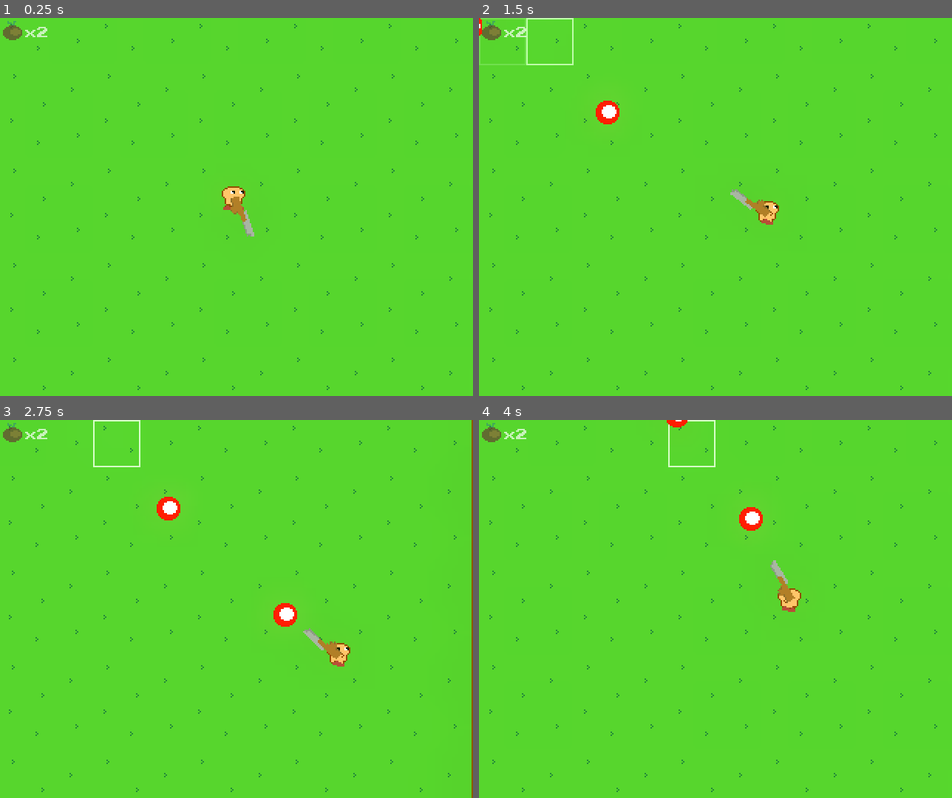
Above: before the commit, frames 1-4 (two rows, left to right).
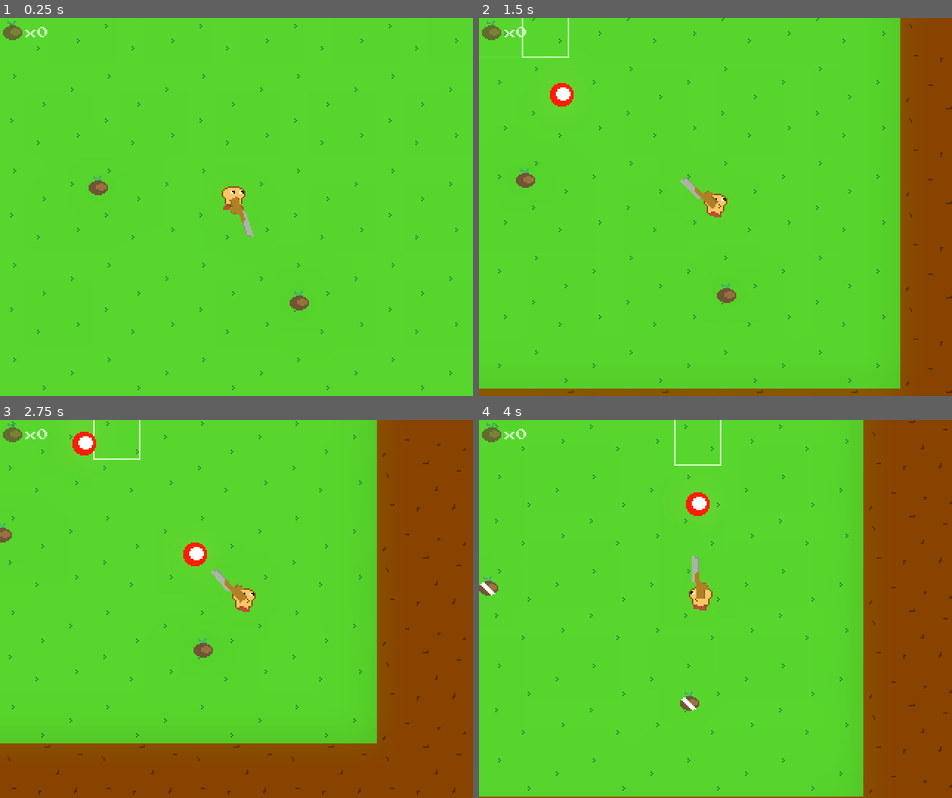
Above: after the commit, the same moments.

Repository: mcerdeira/run-and-farm
Game: Godot game, scene res://scenes/main.tscn
The game is run twice, just before and just after one commit, with the same random seed, the same clock (stepped at 60 frames per second) and the same inputs.
Inputs (mouse positions are in pixels of both pictures, inside the frame that each line leads up to):
- Up to frame 1 (0.25 s): no input
- Up to frame 2 (1.5 s): move the mouse to (502, 40) at 0.52 s; press the mouse at (502, 40) at 0.53 s; hold D (right) 0.53-1.28 s; move the mouse to (549, 40) at 1.27 s; release the mouse at (549, 40) at 1.28 s; hold S (down) from 1.28 s (still down); right-click (549, 40) at 1.35 s
- Up to frame 3 (2.75 s): move the mouse to (118, 442) at 2.02 s; release S (down) at 2.03 s; press the mouse at (118, 442) at 2.03 s; hold D (right) from 2.03 s (still down)
- Up to frame 4 (4 s): move the mouse to (644, 442) at 2.77 s; release D (right) at 2.78 s; release the mouse at (644, 442) at 2.78 s; hold W (up) 2.78-3.53 s; right-click (644, 442) at 2.85 s; move the mouse to (691, 442) at 3.52 s; press the mouse at (691, 442) at 3.53 s; hold A (left) from 3.53 s (still down)

The runs differ from the first frame. In frame 1, 0.4% of the frame differs, in the area x 7-66%, y 2-78%; in frame 2, 15%; in frame 3, 35%, in the area x 0-100%, y 0-100%; in frame 4, 22%.

Commit message:
Coso

Diff:
--- a/src/project.godot
+++ b/src/project.godot
@@ -12,7 +12,7 @@
 
 config/name="run-and-farm"
 run/main_scene="res://scenes/main.tscn"
-config/features=PackedStringArray("4.1", "Forward Plus")
+config/features=PackedStringArray("4.2", "Forward Plus")
 boot_splash/bg_color=Color(0.141176, 0.141176, 0.141176, 1)
 boot_splash/show_image=false
 boot_splash/fullsize=false
@@ -74,3 +74,4 @@
 
 textures/canvas_textures/default_texture_filter=0
 environment/defaults/default_clear_color=Color(0.141176, 0.141176, 0.141176, 1)
+2d/snap/snap_2d_transforms_to_pixel=true
--- a/src/scenes/main.tscn
+++ b/src/scenes/main.tscn
@@ -10,6 +10,7 @@
 [ext_resource type="Texture2D" uid="uid://cg2hdav80g6x3" path="res://backgrounds/dirt_tileset.png" id="4_vs55n"]
 [ext_resource type="PackedScene" uid="uid://d3fv13mhatpqs" path="res://scenes/cell.tscn" id="5_tcb6t"]
 [ext_resource type="Script" path="res://scenes/Shaker.gd" id="10_3e081"]
+[ext_resource type="PackedScene" uid="uid://cppwk2p0cewq" path="res://scenes/seed.tscn" id="11_ah1ir"]
 
 [sub_resource type="ShaderMaterial" id="ShaderMaterial_knga3"]
 shader = ExtResource("2_82qdg")
@@ -74,261 +75,269 @@
 [node name="TileMap" type="TileMap" parent="."]
 z_index = -4096
 tile_set = SubResource("TileSet_15j2q")
-cell_quadrant_size = 64
+rendering_quadrant_size = 64
 format = 2
 layer_0/tile_data = PackedInt32Array(3, 0, 0, 4, 0, 0, 65540, 0, 0, 131076, 0, 0, 196612, 0, 0, 196611, 0, 0, 196610, 0 …(1201 unchanged characters)…
-
-[node name="Camera2D" type="Camera2D" parent="."]
-z_index = -4095
-position = Vector2(160, 128)
-
-[node name="cell" parent="Camera2D" instance=ExtResource("5_tcb6t")]
-position = Vector2(-144, -112)
-
-[node name="cell2" parent="Camera2D" instance=ExtResource("5_tcb6t")]
-position = Vector2(-112, -112)
-
-[node name="cell3" parent="Camera2D" instance=ExtResource("5_tcb6t")]
-position = Vector2(-80, -112)
-
-[node name="cell4" parent="Camera2D" instance=ExtResource("5_tcb6t")]
-position = Vector2(-48, -112)
-
-[node name="cell5" parent="Camera2D" instance=ExtResource("5_tcb6t")]
-position = Vector2(-16, -112)
-
-[node name="cell6" parent="Camera2D" instance=ExtResource("5_tcb6t")]
-position = Vector2(16, -112)
-
-[node name="cell7" parent="Camera2D" instance=ExtResource("5_tcb6t")]
-position = Vector2(48, -112)
-
-[node name="cell8" parent="Camera2D" instance=ExtResource("5_tcb6t")]
-position = Vector2(80, -112)
-
-[node name="cell9" parent="Camera2D" instance=ExtResource("5_tcb6t")]
-position = Vector2(112, -112)
-
-[node name="cell10" parent="Camera2D" instance=ExtResource("5_tcb6t")]
-position = Vector2(144, -112)
-
-[node name="cell11" parent="Camera2D" instance=ExtResource("5_tcb6t")]
-position = Vector2(-144, -80)
-
-[node name="cell12" parent="Camera2D" instance=ExtResource("5_tcb6t")]
-position = Vector2(-112, -80)
-
-[node name="cell13" parent="Camera2D" instance=ExtResource("5_tcb6t")]
-position = Vector2(-80, -80)
-
-[node name="cell14" parent="Camera2D" instance=ExtResource("5_tcb6t")]
-position = Vector2(-48, -80)
-
-[node name="cell15" parent="Camera2D" instance=ExtResource("5_tcb6t")]
-position = Vector2(-16, -80)
-
-[node name="cell16" parent="Camera2D" instance=ExtResource("5_tcb6t")]
-position = Vector2(16, -80)
-
-[node name="cell17" parent="Camera2D" instance=ExtResource("5_tcb6t")]
-position = Vector2(48, -80)
-
-[node name="cell18" parent="Camera2D" instance=ExtResource("5_tcb6t")]
-position = Vector2(80, -80)
-
-[node name="cell19" parent="Camera2D" instance=ExtResource("5_tcb6t")]
-position = Vector2(112, -80)
-
-[node name="cell20" parent="Camera2D" instance=ExtResource("5_tcb6t")]
-position = Vector2(144, -80)
-
-[node name="cell21" parent="Camera2D" instance=ExtResource("5_tcb6t")]
-position = Vector2(-144, -48)
-
-[node name="cell22" parent="Camera2D" instance=ExtResource("5_tcb6t")]
-position = Vector2(-112, -48)
-
-[node name="cell23" parent="Camera2D" instance=ExtResource("5_tcb6t")]
-position = Vector2(-80, -48)
-
-[node name="cell24" parent="Camera2D" instance=ExtResource("5_tcb6t")]
-position = Vector2(-48, -48)
-
-[node name="cell25" parent="Camera2D" instance=ExtResource("5_tcb6t")]
-position = Vector2(-16, -48)
-
-[node name="cell26" parent="Camera2D" instance=ExtResource("5_tcb6t")]
-position = Vector2(16, -48)
-
-[node name="cell27" parent="Camera2D" instance=ExtResource("5_tcb6t")]
-position = Vector2(48, -48)
-
-[node name="cell28" parent="Camera2D" instance=ExtResource("5_tcb6t")]
-position = Vector2(80, -48)
-
-[node name="cell29" parent="Camera2D" instance=ExtResource("5_tcb6t")]
-position = Vector2(112, -48)
-
-[node name="cell30" parent="Camera2D" instance=ExtResource("5_tcb6t")]
-position = Vector2(144, -48)
-
-[node name="cell31" parent="Camera2D" instance=ExtResource("5_tcb6t")]
-position = Vector2(-144, -16)
-
-[node name="cell32" parent="Camera2D" instance=ExtResource("5_tcb6t")]
-position = Vector2(-112, -16)
-
-[node name="cell33" parent="Camera2D" instance=ExtResource("5_tcb6t")]
-position = Vector2(-80, -16)
-
-[node name="cell34" parent="Camera2D" instance=ExtResource("5_tcb6t")]
-position = Vector2(-48, -16)
-
-[node name="cell35" parent="Camera2D" instance=ExtResource("5_tcb6t")]
-position = Vector2(-16, -16)
-
-[node name="cell36" parent="Camera2D" instance=ExtResource("5_tcb6t")]
-position = Vector2(16, -16)
-
-[node name="cell37" parent="Camera2D" instance=ExtResource("5_tcb6t")]
-position = Vector2(48, -16)
-
-[node name="cell38" parent="Camera2D" instance=ExtResource("5_tcb6t")]
-position = Vector2(80, -16)
-
-[node name="cell39" parent="Camera2D" instance=ExtResource("5_tcb6t")]
-position = Vector2(112, -16)
-
-[node name="cell40" parent="Camera2D" instance=ExtResource("5_tcb6t")]
-position = Vector2(144, -16)
-
-[node name="cell41" parent="Camera2D" instance=ExtResource("5_tcb6t")]
-position = Vector2(-144, 16)
-
-[node name="cell42" parent="Camera2D" instance=ExtResource("5_tcb6t")]
-position = Vector2(-112, 16)
-
-[node name="cell43" parent="Camera2D" instance=ExtResource("5_tcb6t")]
-position = Vector2(-80, 16)
-
-[node name="cell44" parent="Camera2D" instance=ExtResource("5_tcb6t")]
-position = Vector2(-48, 16)
-
-[node name="cell45" parent="Camera2D" instance=ExtResource("5_tcb6t")]
-position = Vector2(-16, 16)
-
-[node name="cell46" parent="Camera2D" instance=ExtResource("5_tcb6t")]
-position = Vector2(16, 16)
-
-[node name="cell47" parent="Camera2D" instance=ExtResource("5_tcb6t")]
-position = Vector2(48, 16)
-
-[node name="cell48" parent="Camera2D" instance=ExtResource("5_tcb6t")]
-position = Vector2(80, 16)
-
-[node name="cell49" parent="Camera2D" instance=ExtResource("5_tcb6t")]
-position = Vector2(112, 16)
-
-[node name="cell50" parent="Camera2D" instance=ExtResource("5_tcb6t")]
-position = Vector2(144, 16)
-
-[node name="cell51" parent="Camera2D" instance=ExtResource("5_tcb6t")]
-position = Vector2(-144, 48)
-
-[node name="cell52" parent="Camera2D" instance=ExtResource("5_tcb6t")]
-position = Vector2(-112, 48)
-
-[node name="cell53" parent="Camera2D" instance=ExtResource("5_tcb6t")]
-position = Vector2(-80, 48)
-
-[node name="cell54" parent="Camera2D" instance=ExtResource("5_tcb6t")]
-position = Vector2(-48, 48)
-
-[node name="cell55" parent="Camera2D" instance=ExtResource("5_tcb6t")]
-position = Vector2(-16, 48)
-
-[node name="cell56" parent="Camera2D" instance=ExtResource("5_tcb6t")]
-position = Vector2(16, 48)
-
-[node name="cell57" parent="Camera2D" instance=ExtResource("5_tcb6t")]
-position = Vector2(48, 48)
-
-[node name="cell58" parent="Camera2D" instance=ExtResource("5_tcb6t")]
-position = Vector2(80, 48)
-
-[node name="cell59" parent="Camera2D" instance=ExtResource("5_tcb6t")]
-position = Vector2(112, 48)
-
-[node name="cell60" parent="Camera2D" instance=ExtResource("5_tcb6t")]
-position = Vector2(144, 48)
-
-[node name="cell61" parent="Camera2D" instance=ExtResource("5_tcb6t")]
-position = Vector2(-144, 80)
-
-[node name="cell62" parent="Camera2D" instance=ExtResource("5_tcb6t")]
-position = Vector2(-112, 80)
-
-[node name="cell63" parent="Camera2D" instance=ExtResource("5_tcb6t")]
-position = Vector2(-80, 80)
-
-[node name="cell64" parent="Camera2D" instance=ExtResource("5_tcb6t")]
-position = Vector2(-48, 80)
-
-[node name="cell65" parent="Camera2D" instance=ExtResource("5_tcb6t")]
-position = Vector2(-16, 80)
-
-[node name="cell66" parent="Camera2D" instance=ExtResource("5_tcb6t")]
-position = Vector2(16, 80)
-
-[node name="cell67" parent="Camera2D" instance=ExtResource("5_tcb6t")]
-position = Vector2(48, 80)
-
-[node name="cell68" parent="Camera2D" instance=ExtResource("5_tcb6t")]
-position = Vector2(80, 80)
-
-[node name="cell69" parent="Camera2D" instance=ExtResource("5_tcb6t")]
-position = Vector2(112, 80)
-
-[node name="cell70" parent="Camera2D" instance=ExtResource("5_tcb6t")]
-position = Vector2(144, 80)
-
-[node name="cell71" parent="Camera2D" instance=ExtResource("5_tcb6t")]
-position = Vector2(-144, 112)
-
-[node name="cell72" parent="Camera2D" instance=ExtResource("5_tcb6t")]
-position = Vector2(-112, 112)
-
-[node name="cell73" parent="Camera2D" instance=ExtResource("5_tcb6t")]
-position = Vector2(-80, 112)
-
-[node name="cell74" parent="Camera2D" instance=ExtResource("5_tcb6t")]
-position = Vector2(-48, 112)
-
-[node name="cell75" parent="Camera2D" instance=ExtResource("5_tcb6t")]
-position = Vector2(-16, 112)
-
-[node name="cell76" parent="Camera2D" instance=ExtResource("5_tcb6t")]
-position = Vector2(16, 112)
-
-[node name="cell77" parent="Camera2D" instance=ExtResource("5_tcb6t")]
-position = Vector2(48, 112)
-
-[node name="cell78" parent="Camera2D" instance=ExtResource("5_tcb6t")]
-position = Vector2(80, 112)
-
-[node name="cell79" parent="Camera2D" instance=ExtResource("5_tcb6t")]
-position = Vector2(112, 112)
-
-[node name="cell80" parent="Camera2D" instance=ExtResource("5_tcb6t")]
-position = Vector2(144, 112)
 
 [node name="Player" parent="." instance=ExtResource("3_jywvs")]
 y_sort_enabled = true
 position = Vector2(158, 122)
 
+[node name="Camera2D" type="Camera2D" parent="Player"]
+z_index = -4095
+position = Vector2(2, 6)
+process_callback = 0
+position_smoothing_enabled = true
+
 [node name="WorldEnvironment" type="WorldEnvironment" parent="."]
 environment = SubResource("Environment_pu2uo")
 
 [node name="Shaker" type="Node2D" parent="."]
 script = ExtResource("10_3e081")
-_camera = NodePath("../Camera2D")
+_camera = NodePath("../Player/Camera2D")
+
+[node name="cell" parent="." instance=ExtResource("5_tcb6t")]
+position = Vector2(16, 16)
+
+[node name="cell2" parent="." instance=ExtResource("5_tcb6t")]
+position = Vector2(48, 16)
+
+[node name="cell3" parent="." instance=ExtResource("5_tcb6t")]
+position = Vector2(80, 16)
+
+[node name="cell4" parent="." instance=ExtResource("5_tcb6t")]
+position = Vector2(112, 16)
+
+[node name="cell5" parent="." instance=ExtResource("5_tcb6t")]
+position = Vector2(144, 16)
+
+[node name="cell6" parent="." instance=ExtResource("5_tcb6t")]
+position = Vector2(176, 16)
+
+[node name="cell7" parent="." instance=ExtResource("5_tcb6t")]
+position = Vector2(208, 16)
+
+[node name="cell8" parent="." instance=ExtResource("5_tcb6t")]
+position = Vector2(240, 16)
+
+[node name="cell9" parent="." instance=ExtResource("5_tcb6t")]
+position = Vector2(272, 16)
+
+[node name="cell10" parent="." instance=ExtResource("5_tcb6t")]
+position = Vector2(304, 16)
+
+[node name="cell11" parent="." instance=ExtResource("5_tcb6t")]
+position = Vector2(16, 48)
+
+[node name="cell12" parent="." instance=ExtResource("5_tcb6t")]
+position = Vector2(48, 48)
+
+[node name="cell13" parent="." instance=ExtResource("5_tcb6t")]
+position = Vector2(80, 48)
+
+[node name="cell14" parent="." instance=ExtResource("5_tcb6t")]
+position = Vector2(112, 48)
+
+[node name="cell15" parent="." instance=ExtResource("5_tcb6t")]
+position = Vector2(144, 48)
+
+[node name="cell16" parent="." instance=ExtResource("5_tcb6t")]
+position = Vector2(176, 48)
+
+[node name="cell17" parent="." instance=ExtResource("5_tcb6t")]
+position = Vector2(208, 48)
+
+[node name="cell18" parent="." instance=ExtResource("5_tcb6t")]
+position = Vector2(240, 48)
+
+[node name="cell19" parent="." instance=ExtResource("5_tcb6t")]
+position = Vector2(272, 48)
+
+[node name="cell20" parent="." instance=ExtResource("5_tcb6t")]
+position = Vector2(304, 48)
+
+[node name="cell21" parent="." instance=ExtResource("5_tcb6t")]
+position = Vector2(16, 80)
+
+[node name="cell22" parent="." instance=ExtResource("5_tcb6t")]
+position = Vector2(48, 80)
+
+[node name="cell23" parent="." instance=ExtResource("5_tcb6t")]
+position = Vector2(80, 80)
+
+[node name="cell24" parent="." instance=ExtResource("5_tcb6t")]
+position = Vector2(112, 80)
+
+[node name="cell25" parent="." instance=ExtResource("5_tcb6t")]
+position = Vector2(144, 80)
+
+[node name="cell26" parent="." instance=ExtResource("5_tcb6t")]
+position = Vector2(176, 80)
+
+[node name="cell27" parent="." instance=ExtResource("5_tcb6t")]
+position = Vector2(208, 80)
+
+[node name="cell28" parent="." instance=ExtResource("5_tcb6t")]
+position = Vector2(240, 80)
+
+[node name="cell29" parent="." instance=ExtResource("5_tcb6t")]
+position = Vector2(272, 80)
+
+[node name="cell30" parent="." instance=ExtResource("5_tcb6t")]
+position = Vector2(304, 80)
+
+[node name="cell31" parent="." instance=ExtResource("5_tcb6t")]
+position = Vector2(16, 112)
+
+[node name="cell32" parent="." instance=ExtResource("5_tcb6t")]
+position = Vector2(48, 112)
+
+[node name="cell33" parent="." instance=ExtResource("5_tcb6t")]
+position = Vector2(80, 112)
+
+[node name="cell34" parent="." instance=ExtResource("5_tcb6t")]
+position = Vector2(112, 112)
+
+[node name="cell35" parent="." instance=ExtResource("5_tcb6t")]
+position = Vector2(144, 112)
+
+[node name="cell36" parent="." instance=ExtResource("5_tcb6t")]
+position = Vector2(176, 112)
+
+[node name="cell37" parent="." instance=ExtResource("5_tcb6t")]
+position = Vector2(208, 112)
+
+[node name="cell38" parent="." instance=ExtResource("5_tcb6t")]
+position = Vector2(240, 112)
+
+[node name="cell39" parent="." instance=ExtResource("5_tcb6t")]
+position = Vector2(272, 112)
+
+[node name="cell40" parent="." instance=ExtResource("5_tcb6t")]
+position = Vector2(304, 112)
+
+[node name="cell41" parent="." instance=ExtResource("5_tcb6t")]
+position = Vector2(16, 144)
+
+[node name="cell42" parent="." instance=ExtResource("5_tcb6t")]
+position = Vector2(48, 144)
+
+[node name="cell43" parent="." instance=ExtResource("5_tcb6t")]
+position = Vector2(80, 144)
+
+[node name="cell44" parent="." instance=ExtResource("5_tcb6t")]
+position = Vector2(112, 144)
+
+[node name="cell45" parent="." instance=ExtResource("5_tcb6t")]
+position = Vector2(144, 144)
+
+[node name="cell46" parent="." instance=ExtResource("5_tcb6t")]
+position = Vector2(176, 144)
+
+[node name="cell47" parent="." instance=ExtResource("5_tcb6t")]
+position = Vector2(208, 144)
+
+[node name="cell48" parent="." instance=ExtResource("5_tcb6t")]
+position = Vector2(240, 144)
+
+[node name="cell49" parent="." instance=ExtResource("5_tcb6t")]
+position = Vector2(272, 144)
+
+[node name="cell50" parent="." instance=ExtResource("5_tcb6t")]
+position = Vector2(304, 144)
+
+[node name="cell51" parent="." instance=ExtResource("5_tcb6t")]
+position = Vector2(16, 176)
+
+[node name="cell52" parent="." instance=ExtResource("5_tcb6t")]
+position = Vector2(48, 176)
+
+[node name="cell53" parent="." instance=ExtResource("5_tcb6t")]
+position = Vector2(80, 176)
+
+[node name="cell54" parent="." instance=ExtResource("5_tcb6t")]
+position = Vector2(112, 176)
+
+[node name="cell55" parent="." instance=ExtResource("5_tcb6t")]
+position = Vector2(144, 176)
+
+[node name="cell56" parent="." instance=ExtResource("5_tcb6t")]
+position = Vector2(176, 176)
+
+[node name="cell57" parent="." instance=ExtResource("5_tcb6t")]
+position = Vector2(208, 176)
+
+[node name="cell58" parent="." instance=ExtResource("5_tcb6t")]
+position = Vector2(240, 176)
+
+[node name="cell59" parent="." instance=ExtResource("5_tcb6t")]
+position = Vector2(272, 176)
+
+[node name="cell60" parent="." instance=ExtResource("5_tcb6t")]
+position = Vector2(304, 176)
+
+[node name="cell61" parent="." instance=ExtResource("5_tcb6t")]
+position = Vector2(16, 208)
+
+[node name="cell62" parent="." instance=ExtResource("5_tcb6t")]
+position = Vector2(48, 208)
+
+[node name="cell63" parent="." instance=ExtResource("5_tcb6t")]
+position = Vector2(80, 208)
+
+[node name="cell64" parent="." instance=ExtResource("5_tcb6t")]
+position = Vector2(112, 208)
+
+[node name="cell65" parent="." instance=ExtResource("5_tcb6t")]
+position = Vector2(144, 208)
+
+[node name="cell66" parent="." instance=ExtResource("5_tcb6t")]
+position = Vector2(176, 208)
+
+[node name="cell67" parent="." instance=ExtResource("5_tcb6t")]
+position = Vector2(208, 208)
+
+[node name="cell68" parent="." instance=ExtResource("5_tcb6t")]
+position = Vector2(240, 208)
+
+[node name="cell69" parent="." instance=ExtResource("5_tcb6t")]
+position = Vector2(272, 208)
+
+[node name="cell70" parent="." instance=ExtResource("5_tcb6t")]
+position = Vector2(304, 208)
+
+[node name="cell71" parent="." instance=ExtResource("5_tcb6t")]
+position = Vector2(16, 240)
+
+[node name="cell72" parent="." instance=ExtResource("5_tcb6t")]
+position = Vector2(48, 240)
+
+[node name="cell73" parent="." instance=ExtResource("5_tcb6t")]
+position = Vector2(80, 240)
+
+[node name="cell74" parent="." instance=ExtResource("5_tcb6t")]
+position = Vector2(112, 240)
+
+[node name="cell75" parent="." instance=ExtResource("5_tcb6t")]
+position = Vector2(144, 240)
+
+[node name="cell76" parent="." instance=ExtResource("5_tcb6t")]
+position = Vector2(176, 240)
+
+[node name="cell77" parent="." instance=ExtResource("5_tcb6t")]
+position = Vector2(208, 240)
+
+[node name="cell78" parent="." instance=ExtResource("5_tcb6t")]
+position = Vector2(240, 240)
+
+[node name="cell79" parent="." instance=ExtResource("5_tcb6t")]
+position = Vector2(272, 240)
+
+[node name="cell80" parent="." instance=ExtResource("5_tcb6t")]
+position = Vector2(304, 240)
+
+[node name="seed" parent="." instance=ExtResource("11_ah1ir")]
+position = Vector2(65, 112)
+
+[node name="seed2" parent="." instance=ExtResource("11_ah1ir")]
+position = Vector2(201, 190)
--- a/src/scenes/player.gd
+++ b/src/scenes/player.gd
@@ -15,10 +15,13 @@
 
 	if left:
 		position.x -= walk_speed * delta
-		scale.x = -1
+		$sprite.scale.x = -1
+		$eyes.scale.x = -1
+
 	elif right:
 		position.x += walk_speed * delta
-		scale.x = 1
+		$sprite.scale.x = 1
+		$eyes.scale.x = 1
 
 	if up:
 		position.y -= walk_speed * delta
--- a/src/scenes/seed.gd
+++ b/src/scenes/seed.gd
@@ -1,6 +1,7 @@
 extends CharacterBody2D
 var SPEED = 10.0
 var target = null
+var taken = false
 
 func initialize(_target):
 	target = _target
@@ -14,7 +15,11 @@
 			SPEED = 0
 
 func _on_area_area_entered(area):
-	if visible and area and area.is_in_group("players"):
+	if !taken and area and area.is_in_group("players"):
 		Global.SEEDS += 1
-		visible = false
-		queue_free()
+		taken = true
+		$animation.play("new_animation")
+
+func _on_animation_player_animation_finished(anim_name):
+	visible = false
+	queue_free()
--- a/src/scenes/seed.tscn
+++ b/src/scenes/seed.tscn
@@ -26,6 +26,39 @@
 "speed": 5.0
 }]
 
+[sub_resource type="Animation" id="Animation_ttnd8"]
+resource_name = "new_animation"
+length = 2.0
+tracks/0/type = "value"
+tracks/0/imported = false
+tracks/0/enabled = true
+tracks/0/path = NodePath("sprite:position")
+tracks/0/interp = 1
+tracks/0/loop_wrap = true
+tracks/0/keys = {
+"times": PackedFloat32Array(0, 0.5, 1.5),
+"transitions": PackedFloat32Array(1, 1, 1),
+"update": 0,
+"values": [Vector2(0, 0), Vector2(0, -7), Vector2(0, 0)]
+}
+tracks/1/type = "value"
+tracks/1/imported = false
+tracks/1/enabled = true
+tracks/1/path = NodePath("sprite:scale")
+tracks/1/interp = 1
+tracks/1/loop_wrap = true
+tracks/1/keys = {
+"times": PackedFloat32Array(0, 0.5, 1.5, 2),
+"transitions": PackedFloat32Array(1, 1, 1, 1),
+"update": 0,
+"values": [Vector2(1, 1), Vector2(0.5, 1), Vector2(3, 0.4), Vector2(1, 1)]
+}
+
+[sub_resource type="AnimationLibrary" id="AnimationLibrary_mgykk"]
+_data = {
+"new_animation": SubResource("Animation_ttnd8")
+}
+
 [node name="seed" type="CharacterBody2D"]
 script = ExtResource("1_08a6m")
 
@@ -36,7 +69,13 @@
 
 [node name="sprite" type="AnimatedSprite2D" parent="."]
 material = SubResource("ShaderMaterial_sdya6")
-position = Vector2(-1, -2)
 sprite_frames = SubResource("SpriteFrames_b81lb")
 
+[node name="animation" type="AnimationPlayer" parent="."]
+libraries = {
+"": SubResource("AnimationLibrary_mgykk")
+}
+speed_scale = 7.0
+
 [connection signal="area_entered" from="area" to="." method="_on_area_area_entered"]
+[connection signal="animation_finished" from="animation" to="." method="_on_animation_player_animation_finished"]
--- a/src/scripts/Global.gd
+++ b/src/scripts/Global.gd
@@ -6,7 +6,7 @@
 var MUSIC_PLAYING = false
 var MainTheme = ""
 var CURRENT_CELL = null
-var SEEDS = 2
+var SEEDS = 0
 var shaker_obj = null
 
 func save_game():
Not shown: 1 places in src/scenes/cell.tscn that only renumber resources
Not shown: 1 places in src/scenes/main.tscn that only renumber resources
Not shown: 1 places in src/scenes/seed.tscn that only renumber resources
